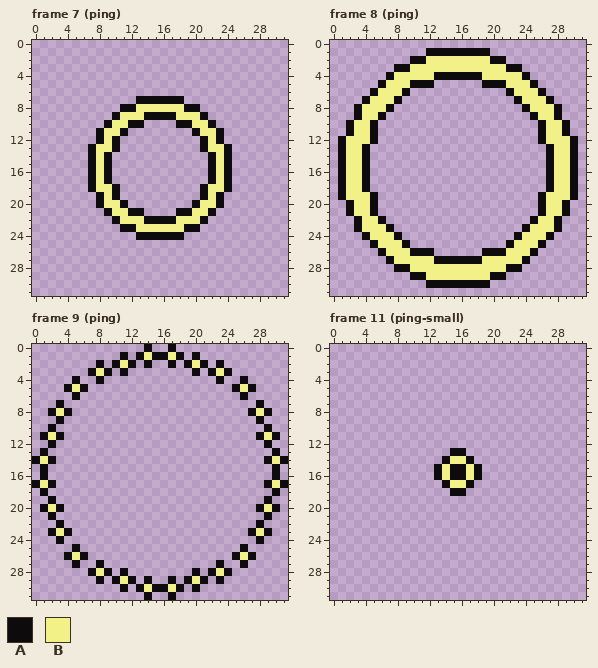
Pixel-art file: MonoGameTest.Client/Content/hits.aseprite. The first picture shows the starting point.
32x32 pixels, 14 frames. Shown: frame 7 (ping), frame 8 (ping), frame 9 (ping), frame 11 (ping-small). The commit also changed other frames, which this record leaves out.
Palette (. is transparent): A #0d0b0c  B #f1f188
Pixels before, frame 7 (ping), first column x 7:
 7 ......AAAAAA......
 8 ....AABBBBBBAA....
 9 ...ABBBAAAABBBA...
10 ..ABBAA....AABBA..
11 .ABBA........ABBA.
12 .ABA..........ABA.
13 ABBA..........ABBA
14 ABA............ABA
15 ABA............ABA
16 ABA............ABA
17 ABA............ABA
18 ABBA..........ABBA
19 .ABA..........ABA.
20 .ABBA........ABBA.
21 ..ABBAA....AABBA..
22 ...ABBBAAAABBBA...
23 ....AABBBBBBAA....
24 ......AAAAAA......
Pixels before, frame 8 (ping), first column x 1:
 1 ...........AAAAAAAA...........
 2 .........AABBBBBBBBAA.........
 3 .......AABBBBBBBBBBBBAA.......
 4 ......ABBBBBAAAAAABBBBBA......
 5 .....ABBBAAA......AAABBBA.....
 6 ....ABBBA............ABBBA....
 7 ...ABBBA..............ABBBA...
 8 ..ABBBA................ABBBA..
 9 ..ABBA..................ABBA..
10 .ABBA....................ABBA.
11 .ABBA....................ABBA.
12 ABBBA....................ABBBA
13 ABBA......................ABBA
14 ABBA......................ABBA
15 ABBA......................ABBA
16 ABBA......................ABBA
17 ABBA......................ABBA
18 ABBA......................ABBA
19 ABBBA....................ABBBA
20 .ABBA....................ABBA.
21 .ABBA....................ABBA.
22 ..ABBA..................ABBA..
23 ..ABBBA................ABBBA..
24 ...ABBBA..............ABBBA...
25 ....ABBBA............ABBBA....
26 .....ABBBAAA......AAABBBA.....
27 ......ABBBBBAAAAAABBBBBA......
28 .......AABBBBBBBBBBBBAA.......
29 .........AABBBBBBBBAA.........
30 ...........AAAAAAAA...........
Pixels before, frame 9 (ping), first column x 0:
 0 ..............A..A..............
 1 ...........A.ABAABA.A...........
 2 ........A.ABA.A..A.ABA.A........
 3 .......ABA.A........A.ABA.......
 4 .....A..A..............A..A.....
 5 ....ABA..................ABA....
 6 .....A....................A.....
 7 ...A........................A...
 8 ..ABA......................ABA..
 9 ...A........................A...
10 ..A..........................A..
11 .ABA........................ABA.
12 ..A..........................A..
13 .A............................A.
14 ABA..........................ABA
15 .A............................A.
16 .A............................A.
17 ABA..........................ABA
18 .A............................A.
19 ..A..........................A..
20 .ABA........................ABA.
21 ..A..........................A..
22 ...A........................A...
23 ..ABA......................ABA..
24 ...A........................A...
25 .....A....................A.....
26 ....ABA..................ABA....
27 .....A..A..............A..A.....
28 .......ABA.A........A.ABA.......
29 ........A.ABA.A..A.ABA.A........
30 ...........A.ABAABA.A...........
31 ..............A..A..............
Pixels before, frame 11 (ping-small), first column x 13:
13 ..AA..
14 .ABBA.
15 ABAABA
16 ABAABA
17 .ABBA.
18 ..AA..
And afterwards:
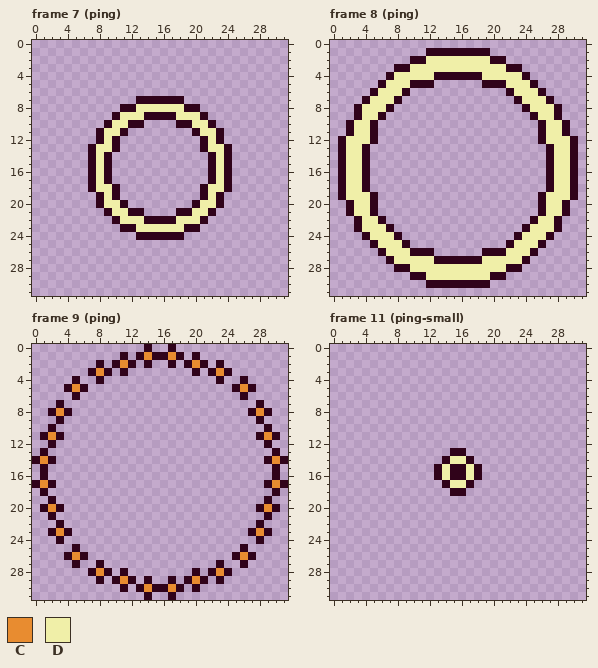
Colours new in this view: C #e88c30  D #f0efa8
Change:
colour A: #0d0b0c -> #30031a
Changed rows in their new state; - is a pixel that keeps its letter.
Frame 7 (ping):
first column x 8:
 8 -----DDDDDD-----
 9 ---DDD----DDD---
10 --DD--------DD--
11 -DD----------DD-
12 -D------------D-
13 DD------------DD
14 D--------------D
15 D--------------D
16 D--------------D
17 D--------------D
18 DD------------DD
19 -D------------D-
20 -DD----------DD-
21 --DD--------DD--
22 ---DDD----DDD---
23 -----DDDDDD-----
Frame 8 (ping):
first column x 2:
 2 ----------DDDDDDDD----------
 3 --------DDDDDDDDDDDD--------
 4 ------DDDDD------DDDDD------
 5 -----DDD------------DDD-----
 6 ----DDD--------------DDD----
 7 ---DDD----------------DDD---
 8 --DDD------------------DDD--
 9 --DD--------------------DD--
10 -DD----------------------DD-
11 -DD----------------------DD-
12 DDD----------------------DDD
13 DD------------------------DD
14 DD------------------------DD
15 DD------------------------DD
16 DD------------------------DD
17 DD------------------------DD
18 DD------------------------DD
19 DDD----------------------DDD
20 -DD----------------------DD-
21 -DD----------------------DD-
22 --DD--------------------DD--
23 --DDD------------------DDD--
24 ---DDD----------------DDD---
25 ----DDD--------------DDD----
26 -----DDD------------DDD-----
27 ------DDDDD------DDDDD------
28 --------DDDDDDDDDDDD--------
29 ----------DDDDDDDD----------
Frame 9 (ping):
first column x 1:
 1 -------------C--C-------------
 2 ----------C--------C----------
 3 -------C--------------C-------
 5 ----C--------------------C----
 8 --C------------------------C--
11 -C--------------------------C-
14 C----------------------------C
17 C----------------------------C
20 -C--------------------------C-
23 --C------------------------C--
26 ----C--------------------C----
28 -------C--------------C-------
29 ----------C--------C----------
30 -------------C--C-------------
Frame 11 (ping-small):
first column x 14:
14 -DD-
15 D--D
16 D--D
17 -DD-
Changed places in both pictures, as pixel boxes (x1, y1, x2, y2):
changed: (88, 96, 232, 240)
changed: (338, 48, 578, 288)
changed: (32, 344, 288, 600)
changed: (434, 448, 482, 496)
